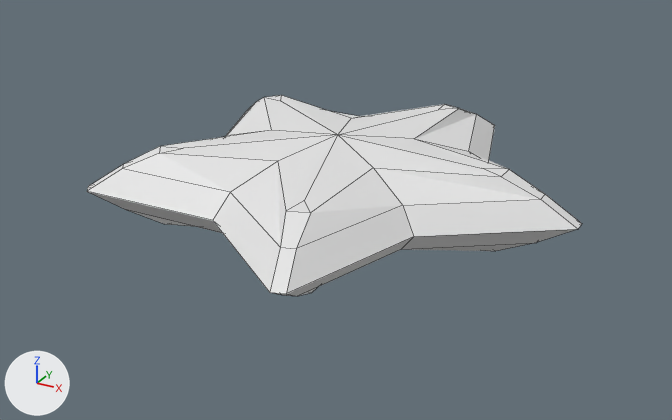
An edit to the Blender file graphics/starfish.blend, drawn before and after from the same camera.
Both versions are drawn from a camera (50 mm lens) standing at (4.21, -7.68, 3.47) and looking at (0.11, -0.23, -0.25). Arrows for +X, +Y and +Z are at lower left; the lights stay in place. Mesh edges are drawn as thin lines.

Before the edit, the objects in view are built like this:
```python
me_sphere = bpy.data.meshes.new('Sphere')
me_sphere.from_pydata(...)  # 87 vertices, 90 faces; spans x -2.03..2.47, y -2.37..2.37, z -0.45..0.45
ob_starfish = bpy.data.objects.new('starfish', me_sphere)
ob_starfish.location = (0.0, 0.0, 0.0)
```
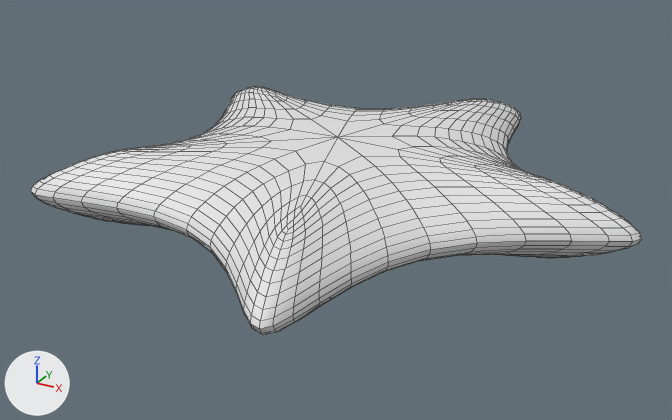
Edits to the bpy script that builds the scene:
```text
Change me_sphere:
    where me_sphere.from_pydata(...)  # 87 vertices, 90 faces; spans x -2.03..2.47, y -2.37..2.37, z -0.45..0.45
    used by ob_starfish; location = (0.0, 0.0, 0.0)
    me_sphere part 1: all 12 vertices in x -2.03..-1.22, y 0.89..1.5, z -0.38..0.38 are scaled about the mesh origin by (1.31, 1.31, 1)
    me_sphere part 2: all 12 vertices in x 0.44..0.82, y 1.44..2.37, z -0.38..0.38 are scaled about the mesh origin by (1.31, 1.31, 1)
    me_sphere part 3: all 12 vertices in x 1.51..2.47, y -0.1..0.1, z -0.38..0.38 are scaled about the mesh origin by (1.31, 1.31, 1)
    me_sphere part 4: all 12 vertices in x 0.44..0.82, y -2.37..-1.44, z -0.38..0.38 are scaled about the mesh origin by (1.31, 1.31, 1)
    me_sphere part 5: all 12 vertices in x -2.03..-1.22, y -1.5..-0.89, z -0.38..0.38 are scaled about the mesh origin by (1.31, 1.31, 1)
Change ob_starfish:
    add _m = ob_starfish.modifiers.new('Subdivision', 'SUBSURF')
    add _m.levels = 2
```

Location of each change, [x1, y1, x2, y2] in pixels of the pictures (672 x 420 px; the box of a moved part takes in the faces that stretch with it):
'starfish', reshaped, modifiers changed (23% wider, 23% taller)
    before: [87, 95, 582, 296]
    after: [31, 87, 642, 335]
part 1 of me_sphere, moved or reshaped
    before: [226, 95, 359, 136]
    after: [202, 87, 359, 137]
part 2 of me_sphere, moved or reshaped
    before: [338, 104, 495, 160]
    after: [338, 99, 521, 160]
part 3 of me_sphere, moved or reshaped
    before: [338, 135, 582, 251]
    after: [338, 136, 642, 260]
part 4 of me_sphere, moved or reshaped
    before: [213, 135, 413, 296]
    after: [187, 137, 430, 335]
part 5 of me_sphere, moved or reshaped
    before: [87, 130, 336, 233]
    after: [31, 126, 336, 239]
